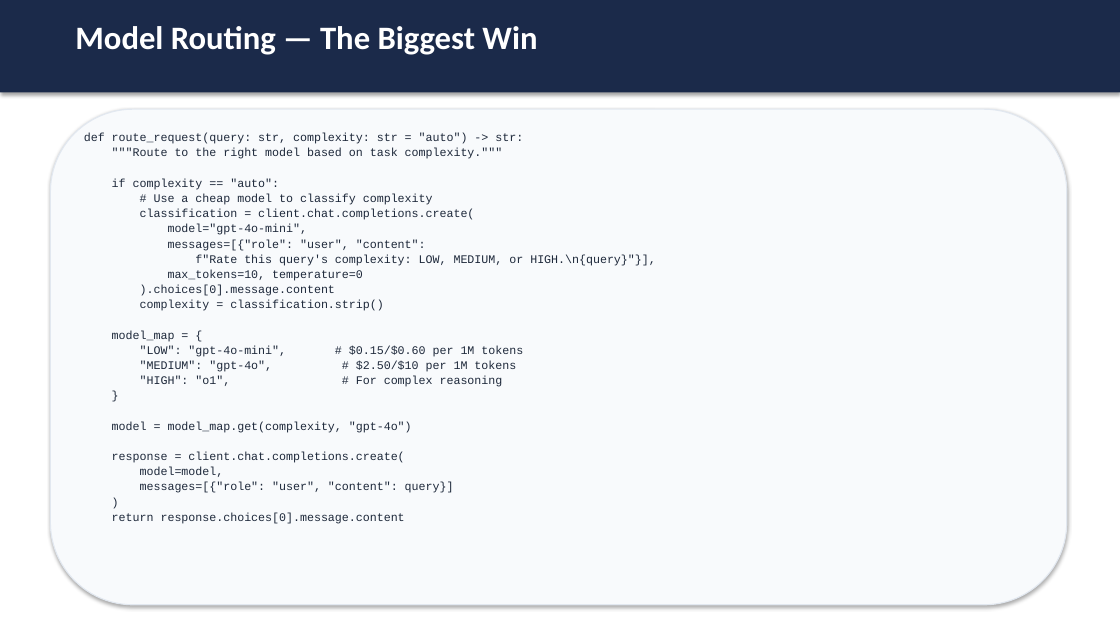
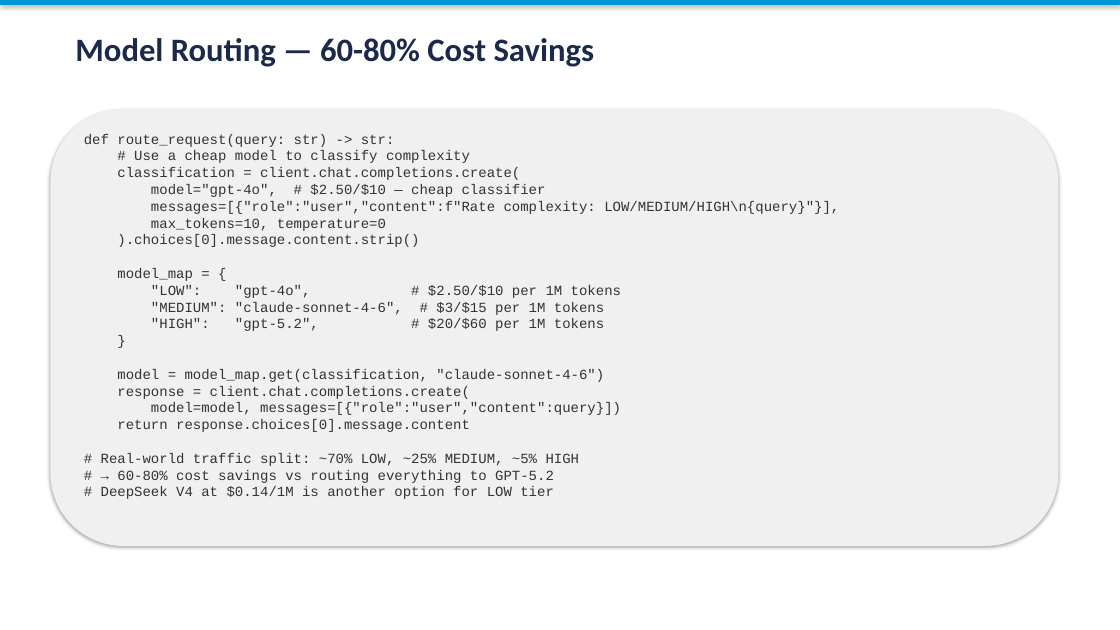
Before and after one commit to toroleapinc/cut-the-crap, a slide deck: slide 3 of developer/session-8/session-8-production-openclaw.pptx (slide 6 before the commit). Drawn at 1120x630 pixels with LibreOffice and Linux fonts; fonts in the diff are those of the drawing. Boxes give left, top, right and bottom in pixels: in the first picture for what was removed or moved away, otherwise in the second. Text is boxed around its words. In the diff, an @@ line names an element or a change of style, - is before the commit and + after.

Commit message:
Rebuild all decks: updated to Feb 2026 models (GPT-5.2, Opus 4.6, Gemini 3 Pro), no duplicate/filler slides

```diff
--- a/developer/session-8/session-8-production-openclaw.pptx
+++ b/developer/session-8/session-8-production-openclaw.pptx
@@ rectangle: place and size @@
-rectangle at <box>0,0,1120,92</box>
+rectangle at <box>0,0,1120,5</box>
@@ rectangle at <box>0,0,1120,5</box>: fill #1B2A4A to #0096D6 @@
@@ text at <box>75,38,594,67</box>: text changed; text colour #FFFFFF to #1B2A4A @@
-Model Routing — The Biggest Win
+Model Routing — 60-80% Cost Savings
@@ rounded rectangle: place and size @@
-rounded rectangle at <box>50,109,1067,605</box>
+rounded rectangle at <box>50,109,1059,546</box>
@@ rounded rectangle at <box>50,109,1059,546</box>: fill #F8FAFC to #F0F0F0; outline #E2E8F0 1 pt to none @@
@@ text at <box>84,134,839,499</box>: text changed; size 10 to 12 pt; text colour #1E293B to #333333 @@
-def route_request(query: str, complexity: str = "auto") -> str:
-"""Route to the right model based on task complexity."""
-if complexity == "auto":
-# Use a cheap model to classify complexity
-classification = client.chat.completions.create(
-model="gpt-4o-mini",
-messages=[{"role": "user", "content":
-f"Rate this query's complexity: LOW, MEDIUM, or HIGH.\n{query}"}],
-max_tokens=10, temperature=0
-).choices[0].message.content
-complexity = classification.strip()
-model_map = {
-"LOW": "gpt-4o-mini", # $0.15/$0.60 per 1M tokens
-"MEDIUM": "gpt-4o", # $2.50/$10 per 1M tokens
-"HIGH": "o1", # For complex reasoning
-}
-model = model_map.get(complexity, "gpt-4o")
-response = client.chat.completions.create(
-model=model,
-messages=[{"role": "user", "content": query}]
-)
-return response.choices[0].message.content
+def route_request(query: str) -> str:
+# Use a cheap model to classify complexity
+classification = client.chat.completions.create(
+model="gpt-4o", # $2.50/$10 — cheap classifier
+messages=[{"role":"user","content":f"Rate complexity: LOW/MEDIUM/HIGH\n{query}"}],
+max_tokens=10, temperature=0
+).choices[0].message.content.strip()
+model_map = {
+"LOW": "gpt-4o", # $2.50/$10 per 1M tokens
+"MEDIUM": "claude-sonnet-4-6", # $3/$15 per 1M tokens
+"HIGH": "gpt-5.2", # $20/$60 per 1M tokens
+}
+model = model_map.get(classification, "claude-sonnet-4-6")
+response = client.chat.completions.create(
+model=model, messages=[{"role":"user","content":query}])
+return response.choices[0].message.content
+# Real-world traffic split: ~70% LOW, ~25% MEDIUM, ~5% HIGH
+# → 60-80% cost savings vs routing everything to GPT-5.2
+# DeepSeek V4 at $0.14/1M is another option for LOW tier
```
Also in this commit, not shown: 6 other slides changed, 8 slides added, 20 slides removed, 24 other files.
